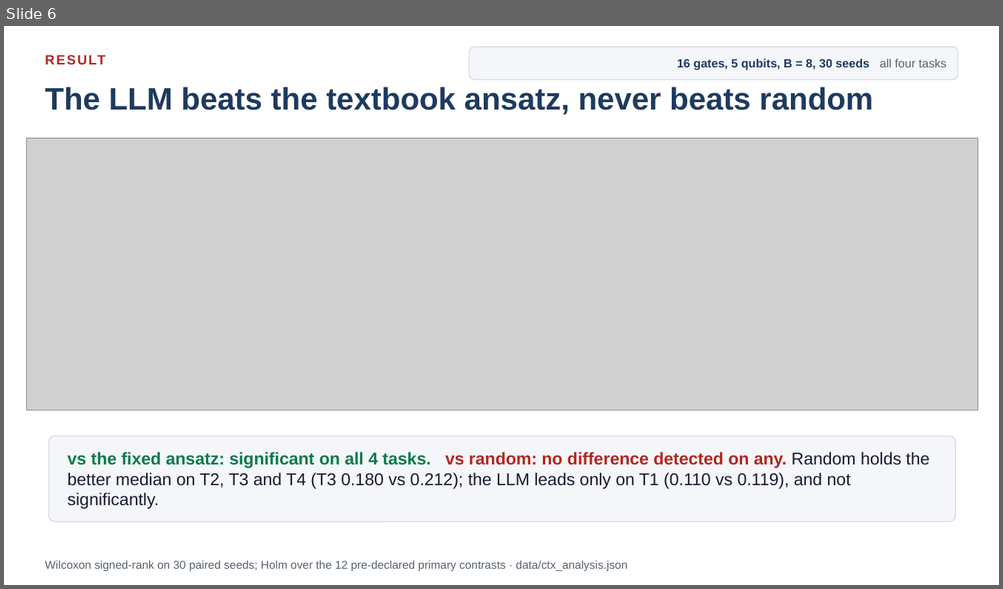
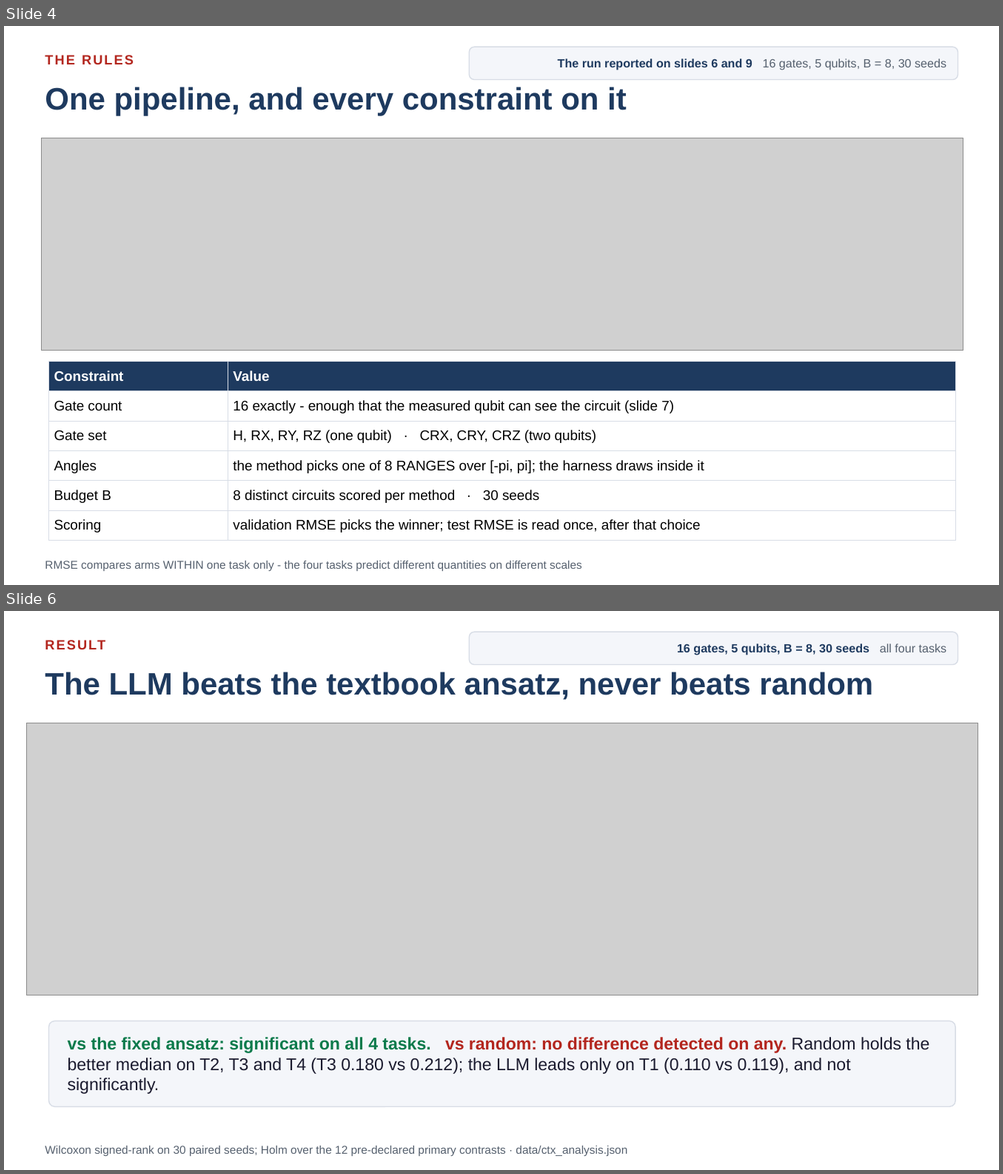
Before and after one commit to dorakingx/llm-vqc, a slide deck: docs/presentation/mini5/20260731_GSoC_mini5.pptx. Shown one above the other, each under a label of ours: slide 6 before the commit, slides 4 and 6 after it; the slides between them are not shown. The pictures are 1003x589 and 1003x1174 pixels, drawn with LibreOffice and Linux fonts; fonts in the diff are those of the drawing; grey boxes stand for pictures. Boxes give left, top, right and bottom in pixels: in the first picture for what was removed or moved away, otherwise in the second. Text is boxed around its words. In the diff, an @@ line names an element or a change of style, - is before the commit and + after.

```diff
--- a/docs/presentation/mini5/20260731_GSoC_mini5.pptx
+++ b/docs/presentation/mini5/20260731_GSoC_mini5.pptx
@@ slide 4 added at <box>4,26,999,585</box>, background #FFFFFF @@
@@ rounded rectangle added at <box>469,47,958,80</box>, fill #F4F6FA, outline #D8DDE6 1 pt @@
@@ text added at <box>45,55,134,64</box>, 13 pt, text #B3261E, bold @@
+THE RULES
@@ text added at <box>558,59,946,70</box>, 11.5 pt, text #1E3A5F, bold @@
+The run reported on slides 6 and 9 16 gates, 5 qubits, B = 8, 30 seeds
@@ text added at <box>45,87,626,116</box>, 30 pt, text #1E3A5F, bold @@
+One pipeline, and every constraint on it
@@ picture added at <box>41,138,963,351</box> @@
@@ table added at <box>48,362,956,536</box>, 6 rows, 2 columns @@
+Constraint | Value
+Gate count | 16 exactly - enough that the measured qubit can see the circuit (slide 7)
+Gate set | H, RX, RY, RZ (one qubit) · CRX, CRY, CRZ (two qubits)
+Angles | the method picks one of 8 RANGES over [-pi, pi]; the harness draws inside it
+Budget B | 8 distinct circuits scored per method · 30 seeds
+Scoring | validation RMSE picks the winner; test RMSE is read once, after that choice
@@ text added at <box>45,561,582,571</box>, 11 pt, text #55606E @@
+RMSE compares arms WITHIN one task only - the four tasks predict different quantities on different scales
```
Also in this commit, not shown: 4 slides changed, 1 slide removed, 12 other files.
